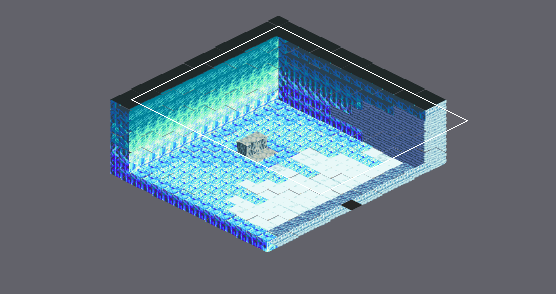
Two states of a Tiled map, Final_Fantasy_Mystery_World/Game/assets/maps/Quest1_Treasure.tmx. Above, an overview of the earlier version with the close-up marked.
Close-up. Before the edit:
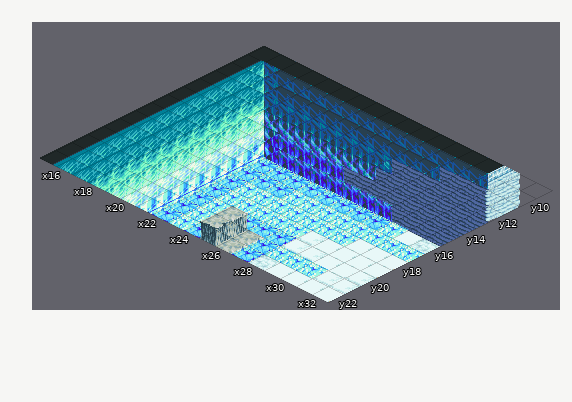
Cells are 32x16 px. Isometric: x runs down to the right, y down to the left. Shown: x 15..32, y 9..22. The commit also changed other parts of the map, which this record leaves out.
After the commit:
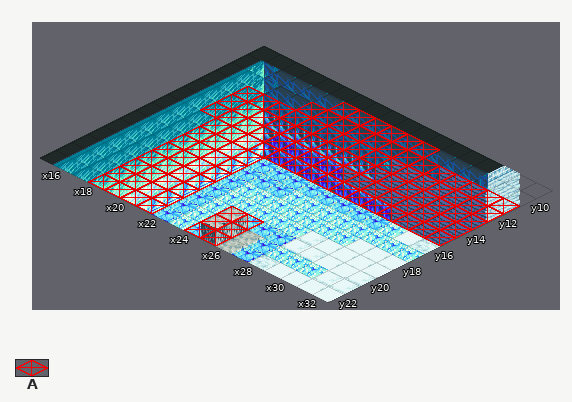
Key: from "ques1_tileset": A 6.
_ is an empty cell, . an unchanged one.
Tiles of an added or newly shown layer are drawn over the layers below it.
The exact change:
--- layer "Collider" (now shown)
@@ x 17..32 @@
-10 ....______......
-11 ..._____________
-12 ________________
-13 ________________
-14 ________________
-15 ._______________
-16 .____...........
-17 .____...........
-18 .____...........
-19 .____...........
-20 .____..__.......
-21 .____..__.......
-22 .____..__.......
+10 ....AAAAAA......
+11 ...AAAAAAAAAAAAA
+12 AAAAAAAAAAAAAAAA
+13 AAAAAAAAAAAAAAAA
+14 AAAAAAAAAAAAAAAA
+15 .AAAAAAAAAAAAAAA
+16 .AAAA...........
+17 .AAAA...........
+18 .AAAA...........
+19 .AAAA...........
+20 .AAAA..AA.......
+21 .AAAA..AA.......
+22 .AAAA..AA.......
Boxes around the changes in both close-ups, in picture pixels (x1, y1, x2, y2):
added: (88, 86, 520, 246)
